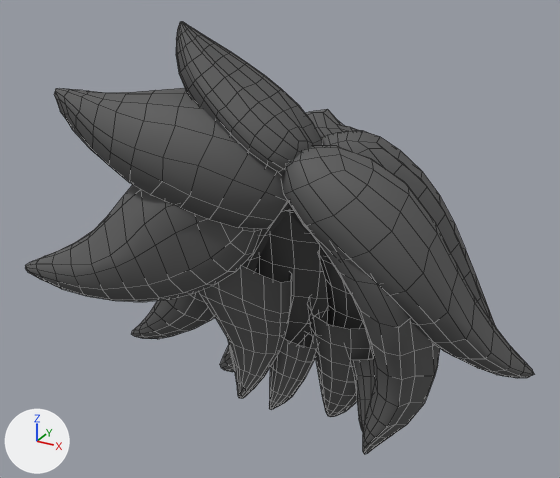
One commit to the FBX model Assets/BoZo_StylizedModularCharacters/Outfits/Base/HairBack/Outfit_HairBack_Wild/BSMC_Outfit_HairBack_Wild.fbx: the scene before it, then after it.
The view is the same before and after, from a 50 mm lens placed at (0.24, -0.488, 0.391), pointed at (-0.043, 0.026, 0.134). Arrows for +X, +Y and +Z are at lower left; the lights stay in place. Mesh edges are drawn as thin lines.

Names of what the first picture shows: 'BSMC_Outfit_HairBack_Wild'.
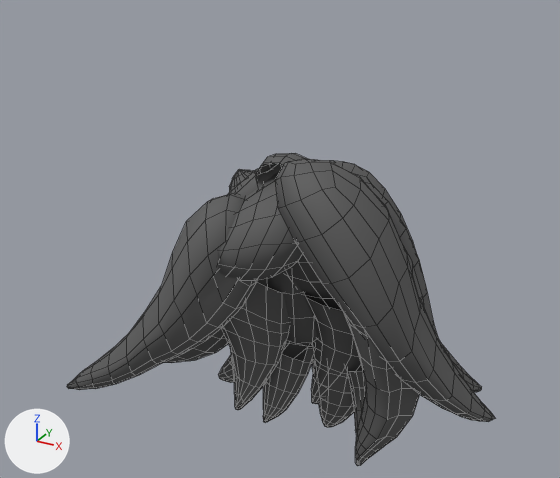
The newer file adds a shape key; the second version is drawn at full value of the shape key 'Tag_Hat' of 'BSMC_Outfit_HairBack_Wild', and the change is written as the vertex moves it makes.

What differs and where, as boxes (x1, y1, x2, y2) in the pictures (560 x 478 px; the box of a moved part takes in the faces that stretch with it):
'BSMC_Outfit_HairBack_Wild', reshaped (16% narrower, 28% shorter): before (25, 21, 534, 454); after (67, 153, 495, 466)
part 1 of me_mesh, moved or reshaped: before (344, 343, 375, 433); after (347, 371, 365, 435)
part 2 of me_mesh, moved or reshaped: before (269, 327, 319, 410); after (263, 348, 315, 422)
part 3 of me_mesh, moved or reshaped: before (307, 297, 373, 417); after (311, 338, 363, 427)
part 4 of me_mesh, moved or reshaped: before (318, 251, 365, 329); after (304, 295, 362, 404)
part 5 of me_mesh, moved or reshaped: before (25, 21, 534, 454); after (67, 153, 495, 466)

Diff of the bpy script that builds the scene:
```diff
--- a/Assets/BoZo_StylizedModularCharacters/Outfits/Base/HairBack/Outfit_HairBack_Wild/BSMC_Outfit_HairBack_Wild.fbx.py
+++ b/Assets/BoZo_StylizedModularCharacters/Outfits/Base/HairBack/Outfit_HairBack_Wild/BSMC_Outfit_HairBack_Wild.fbx.py
@@ me_mesh @@
 # used by ob_bsmc_outfit_hairback_wild; location = (0.0, 0.0, 0.0); rotation_euler = (1.571, 0.0, 0.0), in degrees (90, 0, 0); scale = (0.01, 0.01, 0.01)
-me_mesh.from_pydata(...)  # 2480 vertices, 2385 faces; spans x -21.7..16.9, y -5.3..31.3, z -16.2..9.0
+me_mesh.from_pydata(...)  # 2480 vertices, 2385 faces; spans x -19.2..14.9, y -6.1..22.6, z -13.0..9.8
+# me_mesh part 1: the loose piece of 109 vertices spanning x 1.1..6.3, y -3.2..6.2, z -7.1..-1.7 is moved by (0.0, -0.8, 0.6)
+# me_mesh part 2: the loose piece of 109 vertices spanning x -6.9..-1.3, y -3.2..5.9, z -7.1..-1.7 is scaled about its middle by (1, 0.998, 0.96), then moved by (-0.1, -0.8, 1.1)
+# me_mesh part 3: the loose piece of 120 vertices spanning x -3.5..4.4, y -5.3..6.8, z -9.2..-3.8 is moved by (0.0, -0.8, 0.6)
+# me_mesh part 4: the loose piece of 92 vertices spanning x -3.1..4.7, y -2.2..11.0, z -13.2..-5.0 is multiplied about its middle by the matrix ((1.005, 0.035, -0.002), (-0.001, 0.991, 0.001), (0.022, 0.157, 0.991)), then moved by (0.8, -1.0, 4.1)
+# me_mesh part 5: 2050 of 2480 vertices moved; they spanned x -21.7..16.9, y -3.1..31.3, z -16.2..9.0 and now span x -19.2..14.9, y -3.8..22.6, z -13.0..9.8; mean shift (0.9, -3.6, 1.5); largest move (-17.1, 26.2, 7.4) -> (-8.6, 15.5, 3.9)
 me_mesh.materials.append(mat_bsmc_outfit_hairback_wild_mat)
```
